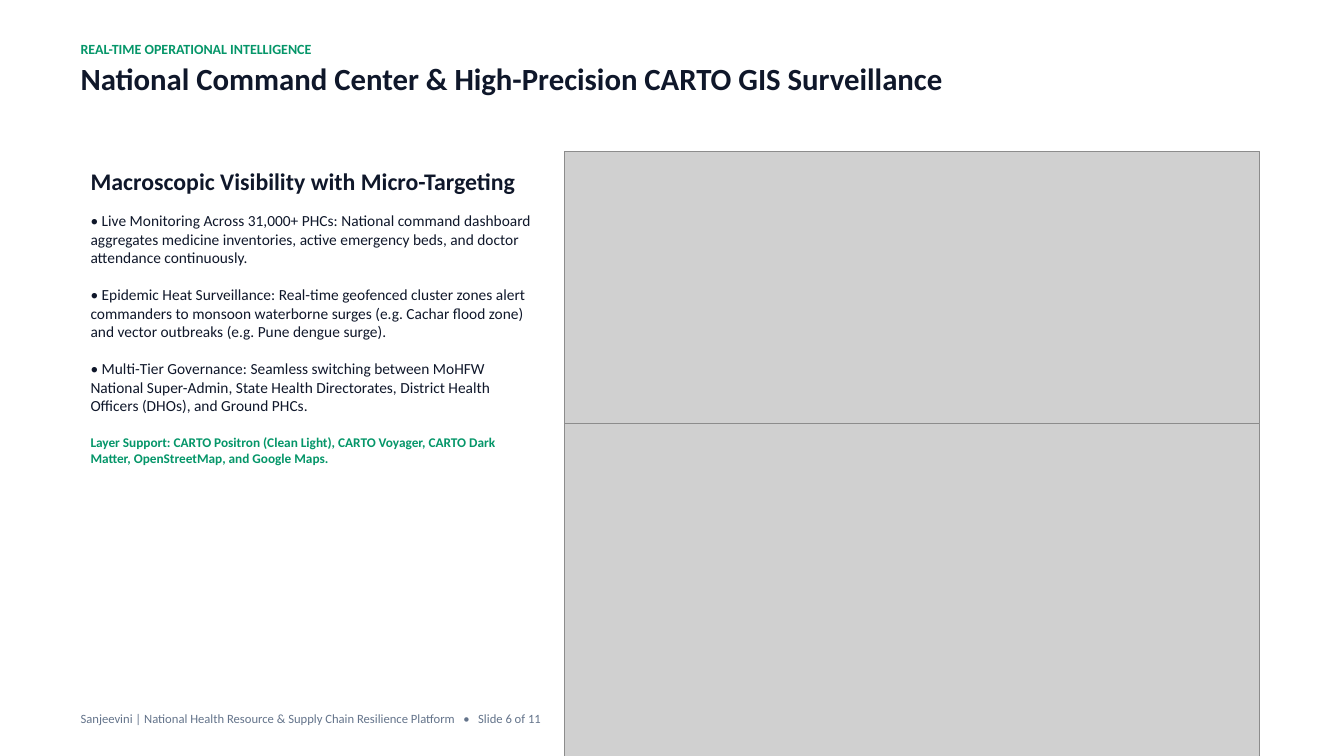
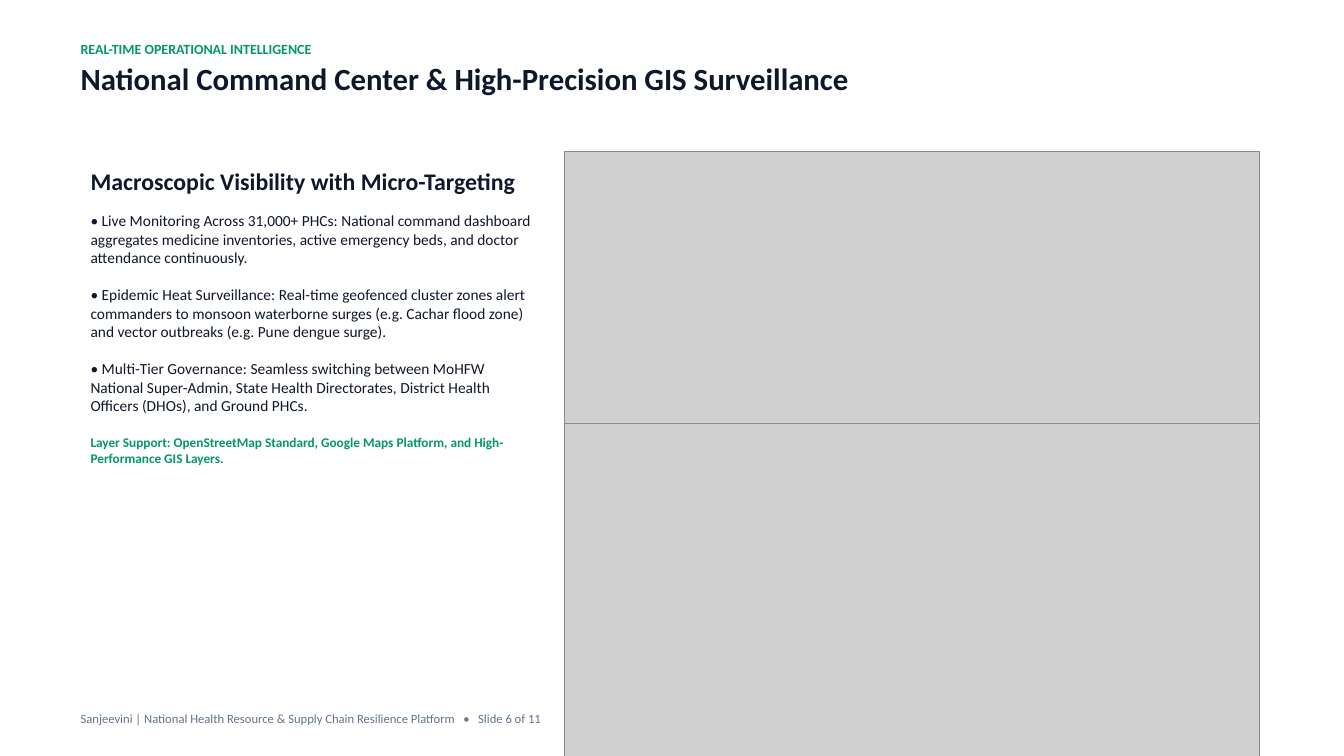
Before and after one commit to chiraghs/Sanjeevini, a slide deck: slide 6 of Pitch-DECK/Sanjeevini-Pitch-Deck.pptx. Drawn at 1344x756 pixels with LibreOffice and Linux fonts; fonts in the diff are those of the drawing; grey boxes stand for pictures. Boxes give left, top, right and bottom in pixels: in the first picture for what was removed or moved away, otherwise in the second. Text is boxed around its words. In the diff, an @@ line names an element or a change of style, - is before the commit and + after.

Commit message:
docs(pitch-deck): update slides with app images in cols, remove carto references, update non-carto live map, and add multi-channel messaging

```diff
--- a/Pitch-DECK/Sanjeevini-Pitch-Deck.pptx
+++ b/Pitch-DECK/Sanjeevini-Pitch-Deck.pptx
@@ text at box(81, 68, 849, 96): text changed @@
-National Command Center & High-Precision CARTO GIS Surveillance
+National Command Center & High-Precision GIS Surveillance
@@ text at box(91, 437, 503, 465): text changed @@
-Layer Support: CARTO Positron (Clean Light), CARTO Voyager, CARTO Dark Matter, OpenStreetMap, and Google Maps.
+Layer Support: OpenStreetMap Standard, Google Maps Platform, and High-Performance GIS Layers.
```
Also in this commit, not shown: 6 other slides changed, 15 other files.
